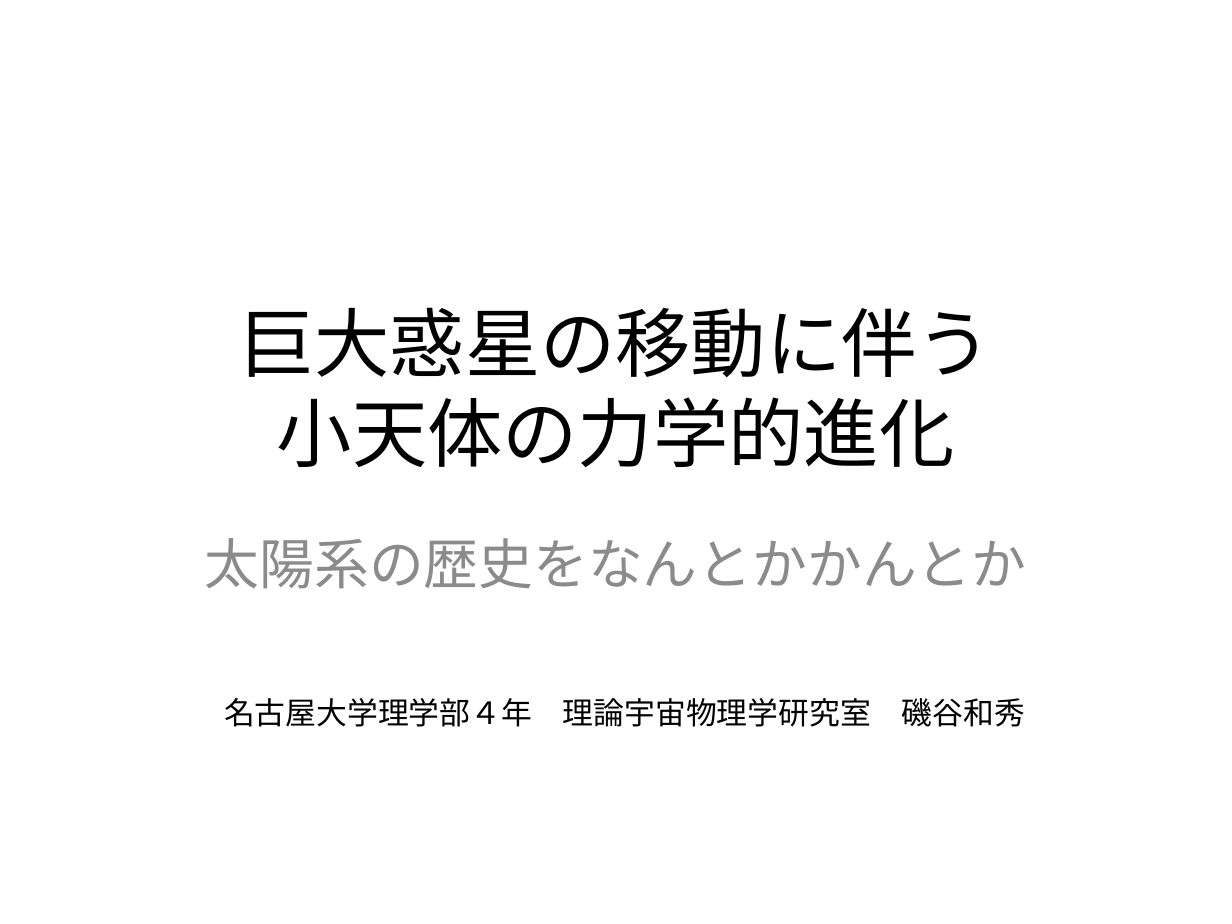
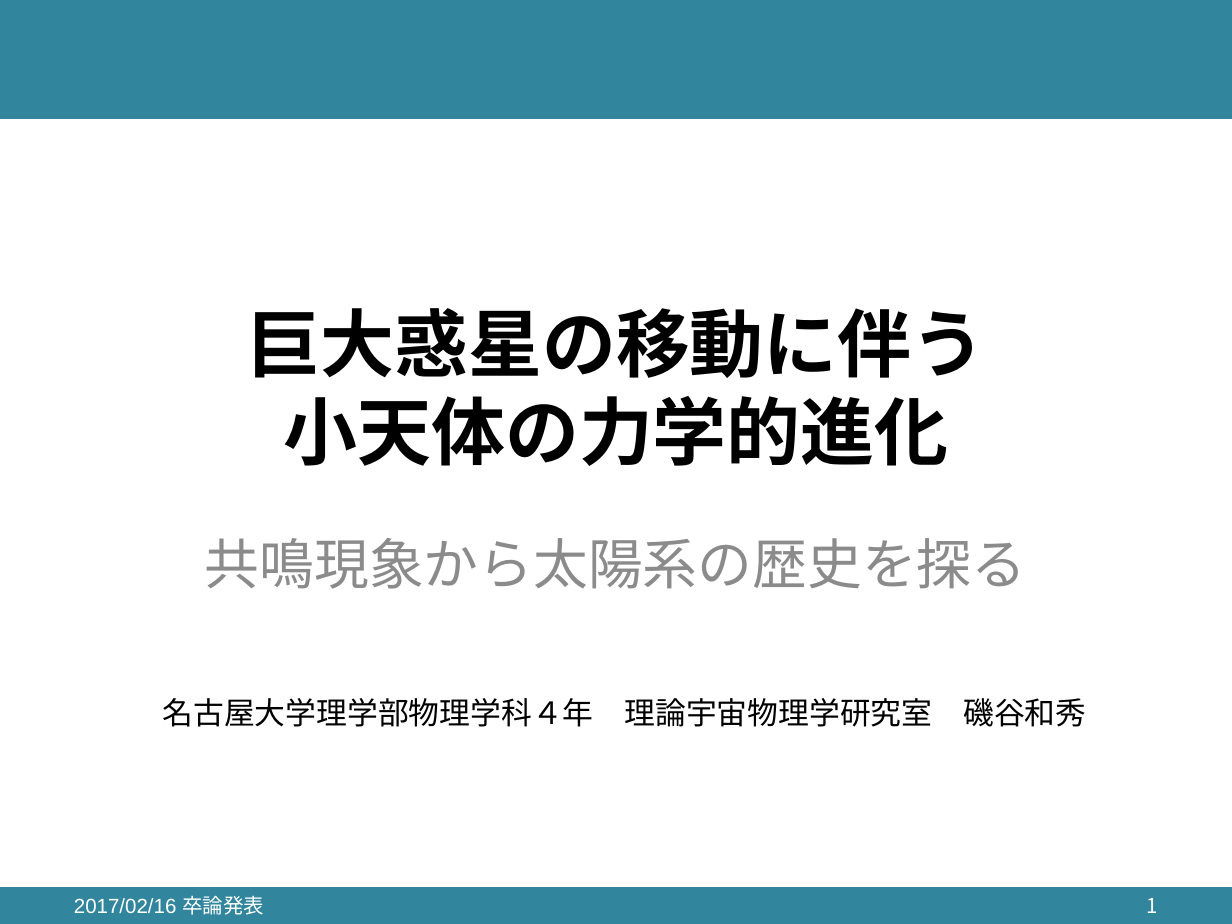
Before and after one commit to kazpc1215/graduation_thesis, a slide deck: slide 1 of Isoya20170216.pptx. Drawn at 1232x924 pixels with LibreOffice and Linux fonts; fonts in the diff are those of the drawing. Boxes give left, top, right and bottom in pixels: in the first picture for what was removed or moved away, otherwise in the second. Text is boxed around its words. In the diff, an @@ line names an element or a change of style, - is before the commit and + after.

```diff
--- a/Isoya20170216.pptx
+++ b/Isoya20170216.pptx
@@ rectangle added at bbox=[0, 0, 1232, 118], fill #31859C, outline #31859C 0.75 pt @@
@@ title "巨大惑星の移動に伴う 小天体の力学的進化" at bbox=[246, 308, 985, 466]: size 44 to 43.2 pt, font Calibri to Arial, bold on @@
@@ subtitle at bbox=[205, 538, 1027, 589]: text changed @@
-太陽系の歴史をなんとかかんとか
+共鳴現象から太陽系の歴史を探る
@@ text at bbox=[162, 698, 1086, 727]: text changed @@
-名古屋大学理学部４年 理論宇宙物理学研究室 磯谷和秀
+名古屋大学理学部物理学科４年 理論宇宙物理学研究室 磯谷和秀
@@ rectangle added at bbox=[0, 887, 1232, 924], fill #31859C, outline #31859C 0.75 pt @@
@@ text added at bbox=[74, 895, 264, 915], 12 pt, text #FFFFFF @@
+2017/02/16 卒論発表
@@ page number added at bbox=[1147, 898, 1158, 913], 12 pt, text #FFFFFF @@
+1
```
Also in this commit, not shown: 1 other slide changed, 5 slides added, 5 slides removed, 40 other files.
